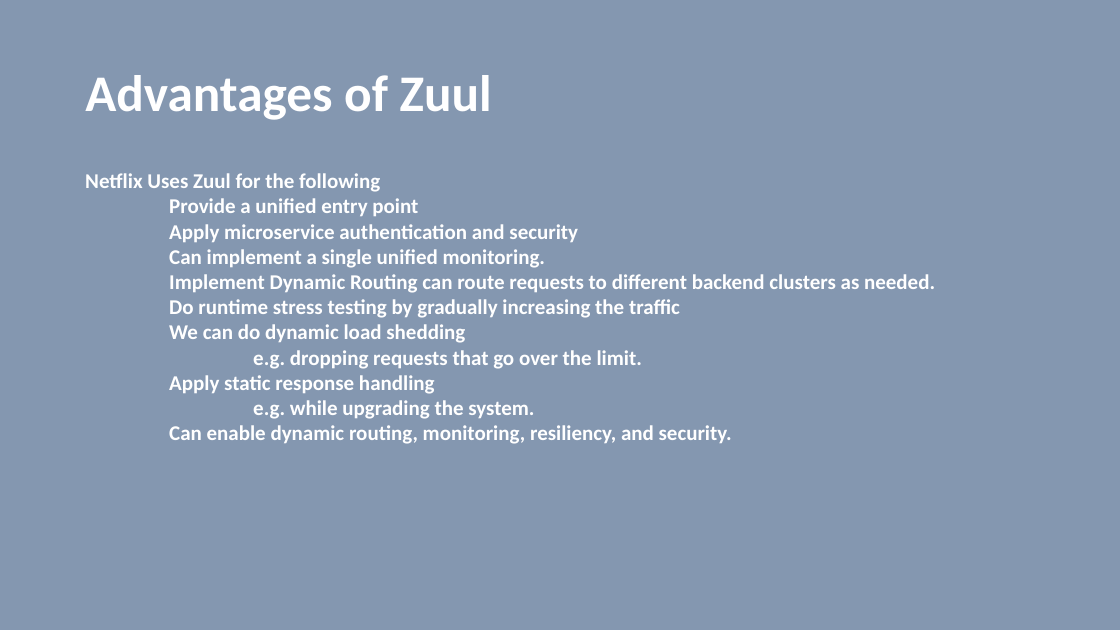
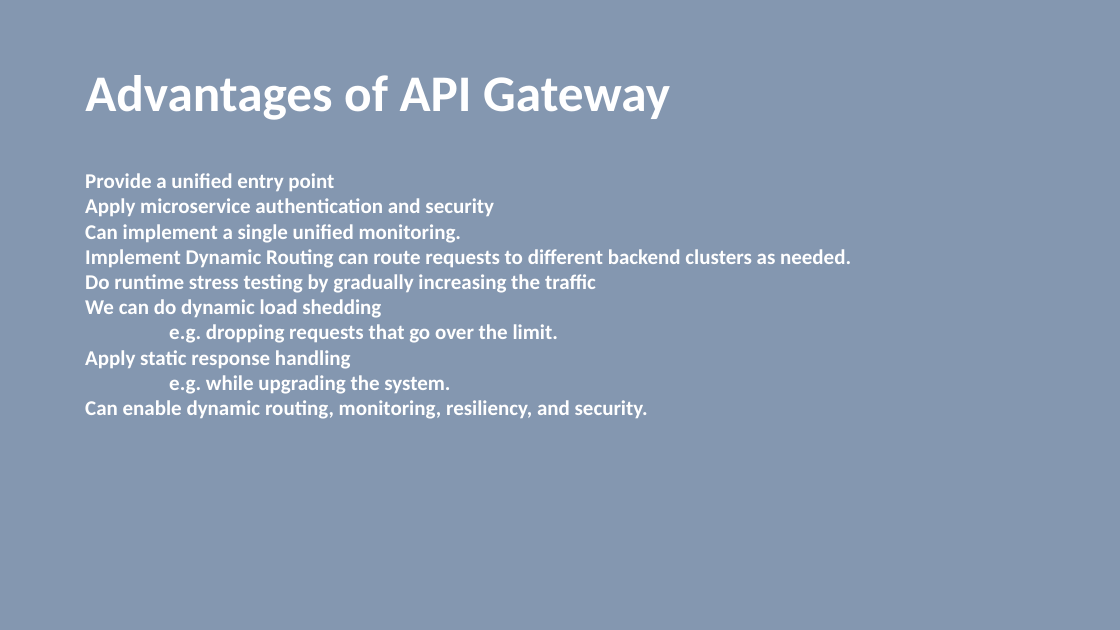
Before and after one commit to vilasvarghese/microservices, a slide deck: slide 26 of training/day3/Day3.pptx (slide 27 before the commit). Drawn at 1120x630 pixels with LibreOffice and Linux fonts; fonts in the diff are those of the drawing. Boxes give left, top, right and bottom in pixels: in the first picture for what was removed or moved away, otherwise in the second. Text is boxed around its words. In the diff, an @@ line names an element or a change of style, - is before the commit and + after.

```diff
--- a/training/day3/Day3.pptx
+++ b/training/day3/Day3.pptx
@@ title at (x1=85, y1=75, x2=670, y2=120): text changed @@
-Advantages of Zuul
+Advantages of API Gateway
@@ text at (x1=85, y1=173, x2=380, y2=192): paragraph removed @@
-Netflix Uses Zuul for the following
```
Also in this commit, not shown: 1 slide added, 2 slides removed, 31 other files.
